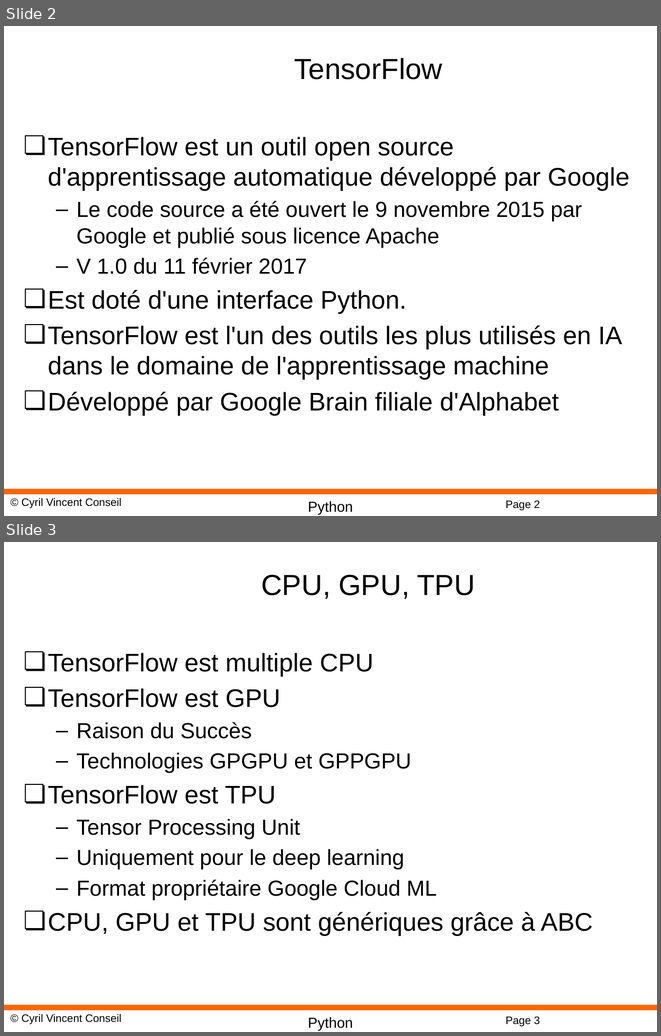
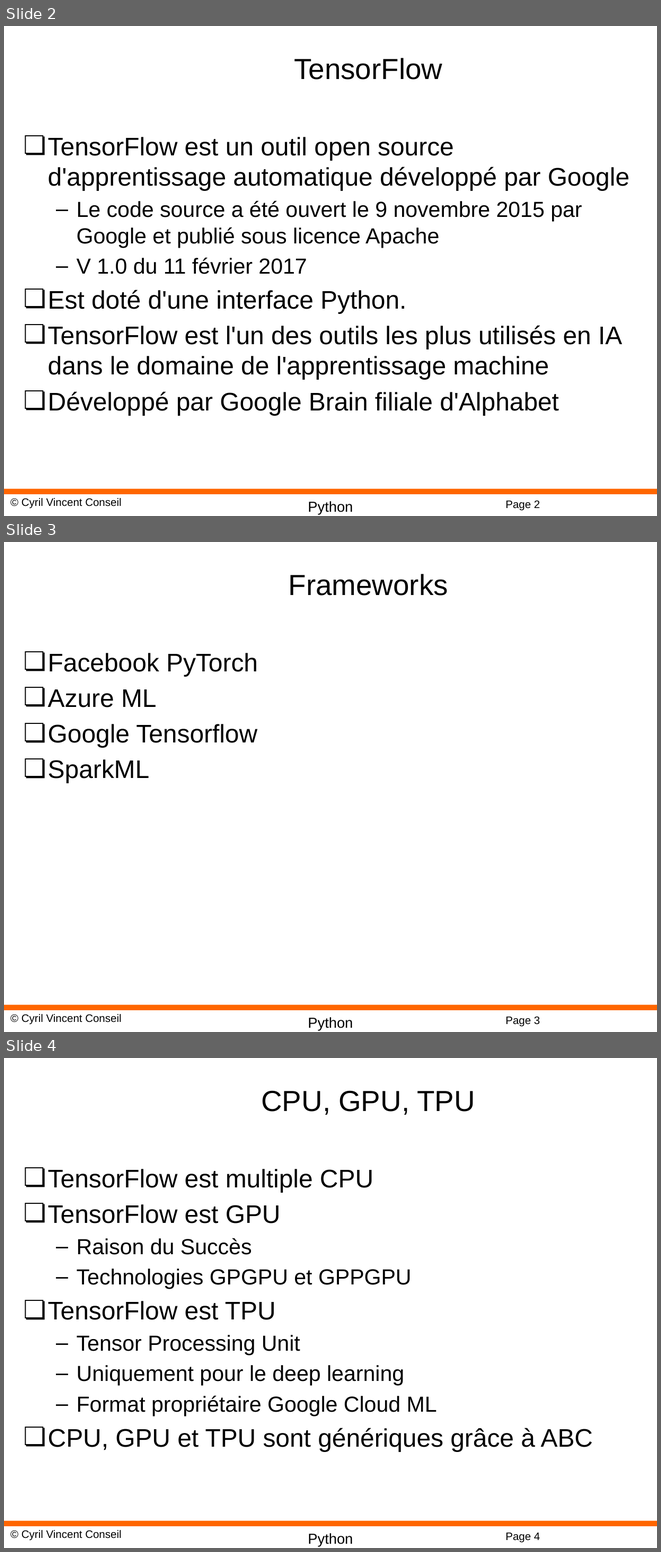
Before and after one commit to cyrilvincent/AI, a slide deck: AI05-DeepLearning.pptx. Shown one above the other, each under a label of ours: slides 2 and 3 before the commit, slides 2, 3 and 4 after it. The pictures are 661x1036 and 661x1552 pixels, drawn with LibreOffice and Linux fonts; fonts in the diff are those of the drawing; background and template pictures are left out. Boxes give left, top, right and bottom in pixels: in the first picture for what was removed or moved away, otherwise in the second. Text is boxed around its words. In the diff, an @@ line names an element or a change of style, - is before the commit and + after.

```diff
--- a/AI05-DeepLearning.pptx
+++ b/AI05-DeepLearning.pptx
@@ slide 3 added at (x1=4, y1=542, x2=657, y2=1032), background #FFFFFF; not listed: 4 template elements that a slide beside it also shows @@
@@ title added at (x1=289, y1=574, x2=448, y2=596), 32 pt, text #000000 @@
+Frameworks
@@ text added at (x1=48, y1=653, x2=258, y2=783), 28 pt, text #000000 @@
+❏ Facebook PyTorch
+❏ Azure ML
+❏ Google Tensorflow
+❏ SparkML
@@ what was slide 3 is now slide 4 @@
@@ page number at (x1=505, y1=1532, x2=540, y2=1542): text changed @@
-Page 3
+Page 4
```
Also in this commit, not shown: 11 other files.
